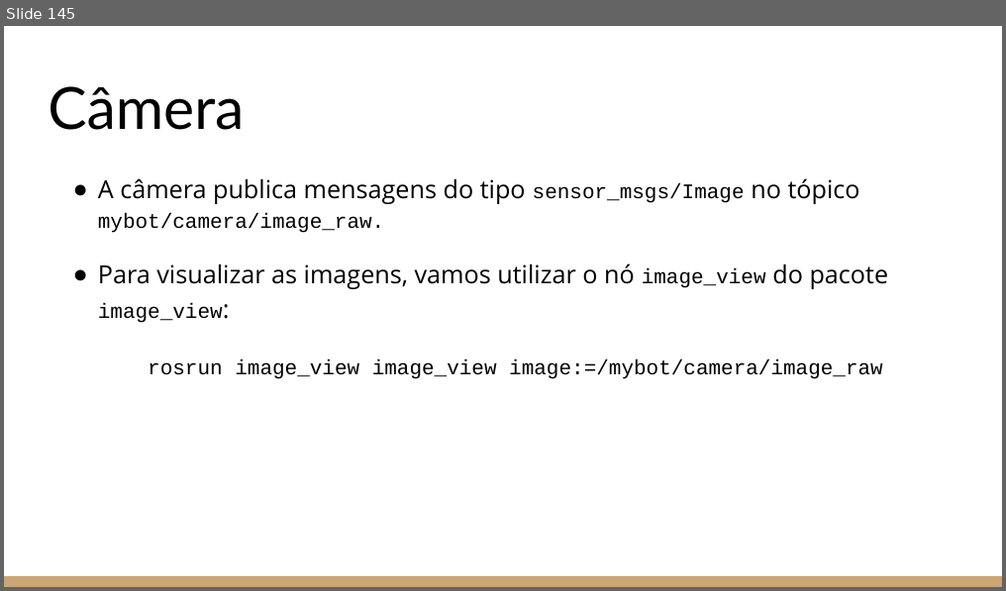
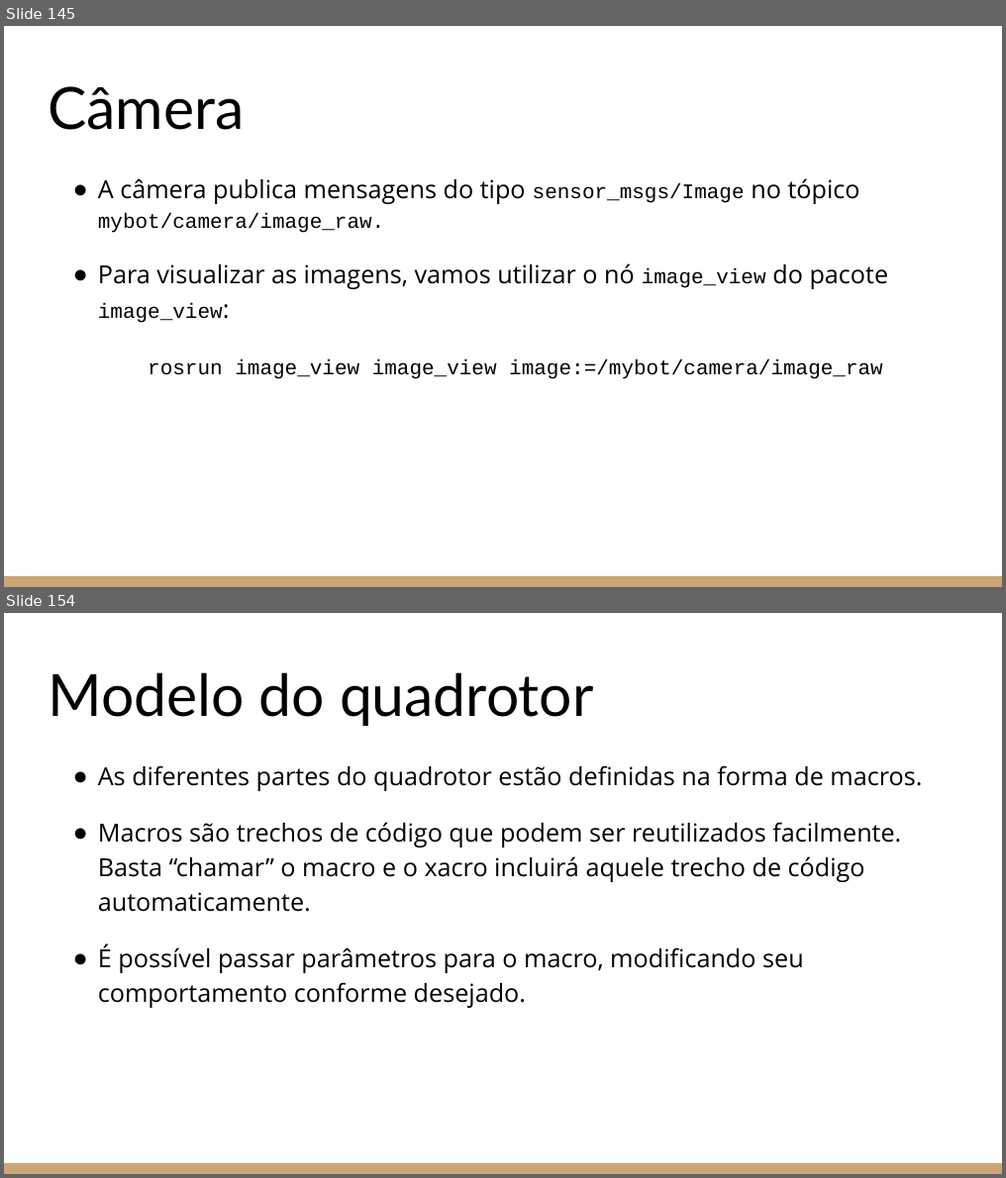
Before and after one commit to Leledj/ros_e_gazebo, a slide deck: Introdução ao ROS e ao Gazebo.pptx. Shown one above the other, each under a label of ours: slide 145 before the commit, slides 145 and 154 after it; the slides between them are not shown. The pictures are 1006x591 and 1006x1178 pixels, drawn with LibreOffice and Linux fonts; fonts in the diff are those of the drawing. Boxes give left, top, right and bottom in pixels: in the first picture for what was removed or moved away, otherwise in the second. Text is boxed around its words. In the diff, an @@ line names an element or a change of style, - is before the commit and + after.

```diff
--- a/Introdução ao ROS e ao Gazebo.pptx
+++ b/Introdução ao ROS e ao Gazebo.pptx
@@ slide 154 added at (x1=4, y1=613, x2=1002, y2=1174), background #FFFFFF; not listed: 1 template element that a slide beside it also shows @@
@@ title added at (x1=48, y1=672, x2=594, y2=726), 42 pt, text #000000 @@
+Modelo do quadrotor
@@ text added at (x1=98, y1=765, x2=922, y2=1008), 18 pt, text #000000 @@
+● As diferentes partes do quadrotor estão definidas na forma de macros.
+● Macros são trechos de código que podem ser reutilizados facilmente. Basta “chamar” o macro e o xacro incluirá aquele trecho de código automaticamente.
+● É possível passar parâmetros para o macro, modificando seu comportamento conforme desejado.
```
Also in this commit, not shown: 48 other slides added, 2 other files.
